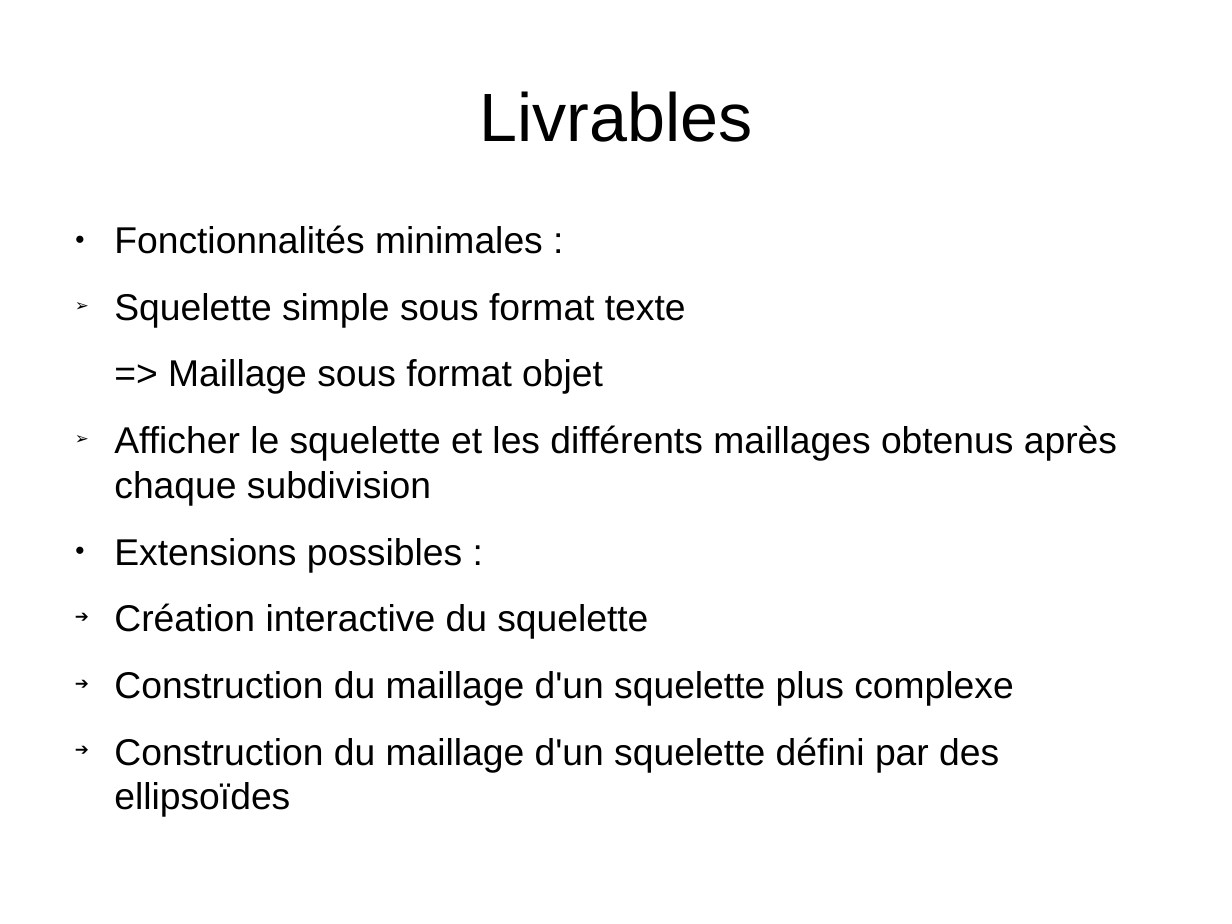
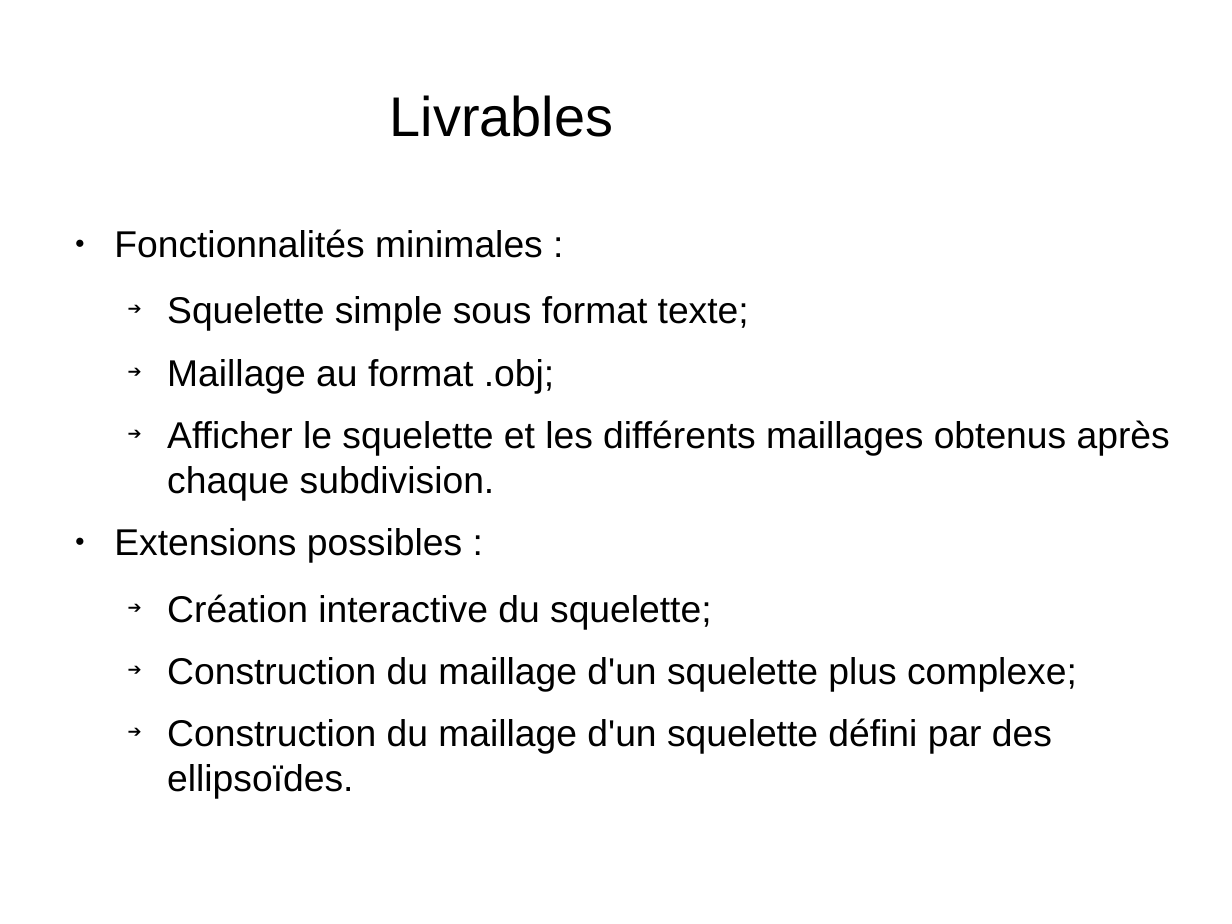
Before and after one commit to juliendvl/modeleur-bmesh, a slide deck: slide 5 of SCHEME/diapos_scheme.odp. Drawn at 1232x924 pixels with LibreOffice and Linux fonts; fonts in the diff are those of the drawing; background and template pictures are left out. Boxes give left, top, right and bottom in pixels: in the first picture for what was removed or moved away, otherwise in the second. Text is boxed around its words. In the diff, an @@ line names an element or a change of style, - is before the commit and + after.

```diff
--- a/SCHEME/diapos_scheme.odp
+++ b/SCHEME/diapos_scheme.odp
@@ title "Livrables" moved from (x1=479, y1=91, x2=752, y2=142) to (x1=390, y1=95, x2=614, y2=137) @@
@@ title "Livrables" at (x1=390, y1=95, x2=614, y2=137): size 44 to 36 pt @@
@@ text at (x1=167, y1=296, x2=1170, y2=501): text changed @@
-➢ Squelette simple sous format texte
-=> Maillage sous format objet
-➢ Afficher le squelette et les différents maillages obtenus après chaque subdivision
+  ➔ Squelette simple sous format texte;
+  ➔ Maillage au format .obj;
+  ➔ Afficher le squelette et les différents maillages obtenus après chaque subdivision.
@@ text at (x1=167, y1=594, x2=1077, y2=754): text changed @@
-➔ Création interactive du squelette
-➔ Construction du maillage d'un squelette plus complexe
-➔ Construction du maillage d'un squelette défini par des ellipsoïdes
+  ➔ Création interactive du squelette;
+  ➔ Construction du maillage d'un squelette plus complexe;
+  ➔ Construction du maillage d'un squelette défini par des ellipsoïdes.
```
Also in this commit, not shown: 9 other slides changed, 1 slide added, 1 slide removed.
